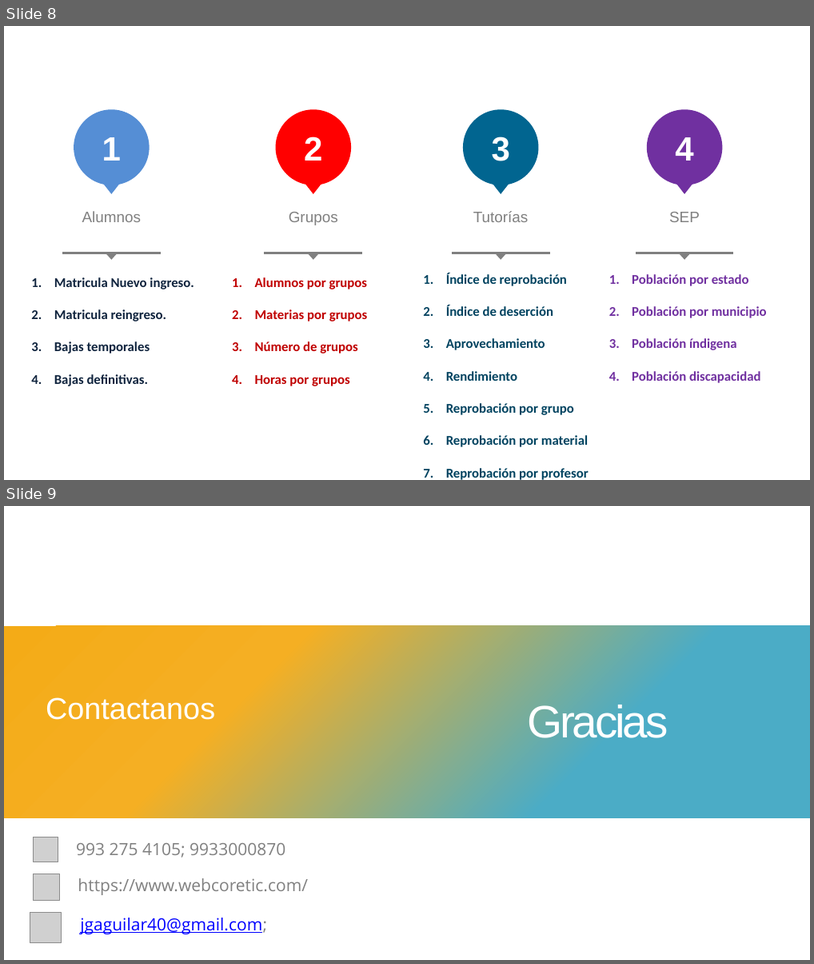
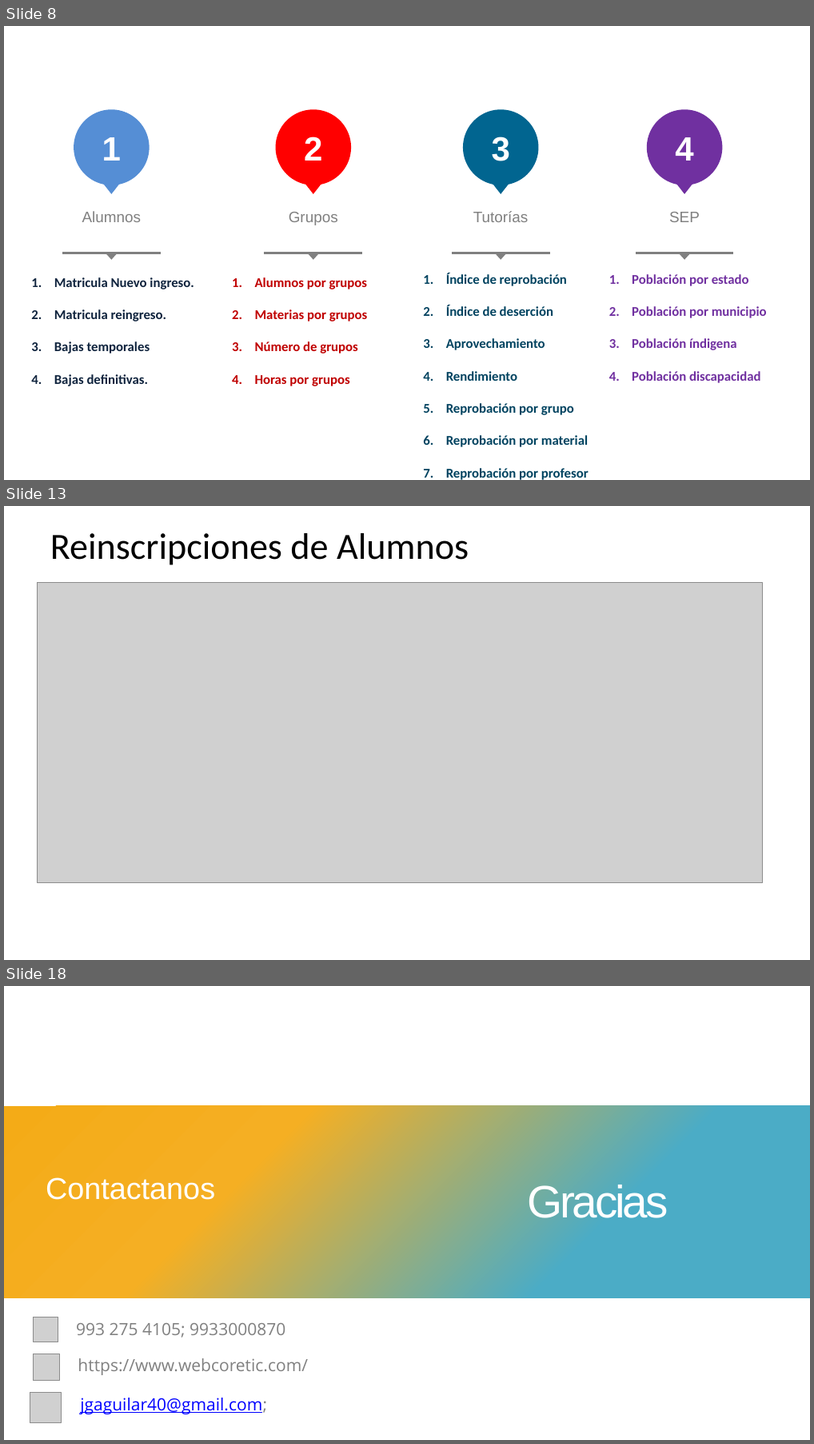
Before and after one commit to joselupe2002/siae, a slide deck: Manual/Presentación.pptx. Shown one above the other, each under a label of ours: slides 8 and 9 before the commit, slides 8, 13 and 18 after it; the slides between them are not shown. The pictures are 814x964 and 814x1444 pixels, drawn with LibreOffice and Linux fonts; fonts in the diff are those of the drawing; grey boxes stand for pictures. Boxes give left, top, right and bottom in pixels: in the first picture for what was removed or moved away, otherwise in the second. Text is boxed around its words. In the diff, an @@ line names an element or a change of style, - is before the commit and + after.

```diff
--- a/Manual/Presentación.pptx
+++ b/Manual/Presentación.pptx
@@ slide 13 added at [4,506,810,960], background #FFFFFF @@
@@ text added at [50,533,469,565], 44 pt, text #000000 @@
+Reinscripciones de Alumnos
@@ picture added at [38,583,763,883] @@
@@ what was slide 9 is now slide 18 @@
```
Also in this commit, not shown: 8 other slides added, 5 other files.
